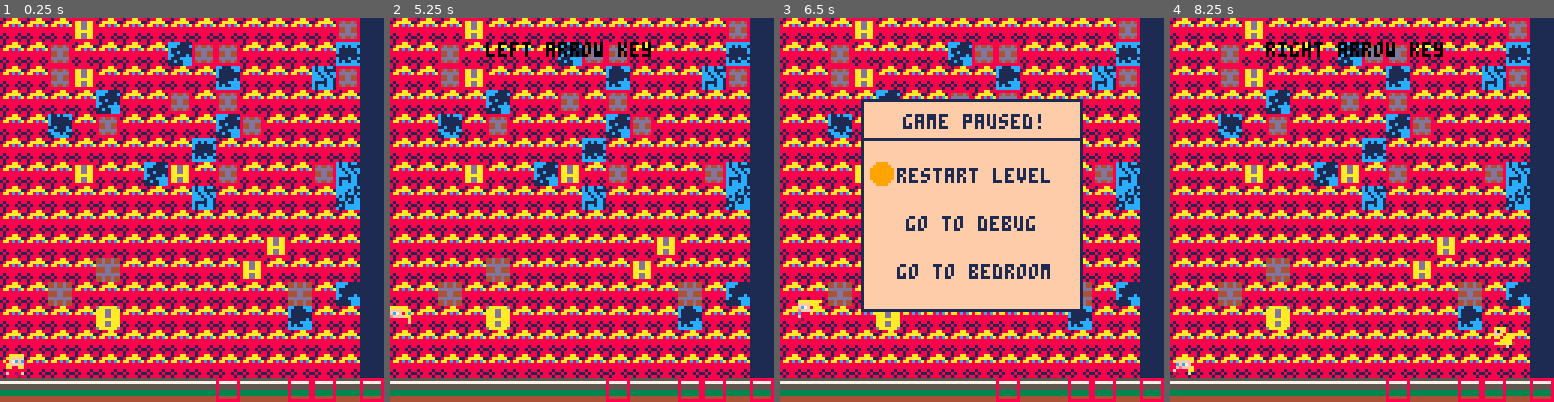
Above: before the commit, frames 1-4 (left to right).
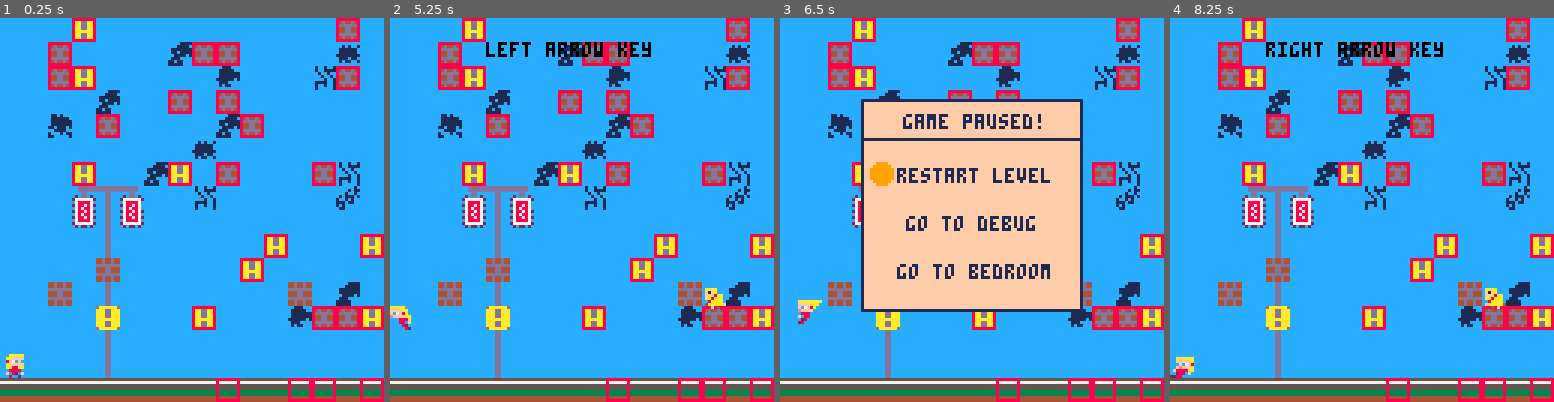
Above: after the commit, the same moments.

Repository: keller0707/Game-Dev-Work-in-Progress
Game: PICO-8 cartridge carts/playtest.p8
Same seed, same stepped clock (60 frames per second), same inputs: the game is played once before the commit and once after it.
Inputs:
- Up to frame 1 (0.25 s): no input
- Up to frame 2 (5.25 s): tap X (X key) at 0.33, 1.07, 1.85, 2.97, 4.08, 5.2 s; tap O (Z key) at 0.7, 1.7, 2.1, 2.5, 2.9, 3.3, 3.7, 4.1, 4.5, 4.9 s; hold Right 1.6-2.1 s; hold Up 2.15-2.42 s; hold Right 2.47-3.03 s; hold Left 3.08-3.58 s; hold Down 3.63-3.97 s; hold Right 4.02-4.68 s; hold Up 4.73-5.03 s; hold Left from 5.08 s (still down)
- Up to frame 3 (6.5 s): tap O (Z key) at 5.3, 5.7, 6.1 s; release Left at 5.68 s; hold Down 5.73-6.03 s; hold Right from 6.08 s (still down); tap X (X key) at 6.32 s
- Up to frame 4 (8.25 s): tap O (Z key) every 0.4 s from 6.5 to 8.1 s; release Right at 6.58 s; hold Right 6.63-7.13 s; hold Up 7.18-7.45 s; tap X (X key) at 7.43 s; hold Right 7.5-8.07 s; hold Left from 8.12 s (still down)

The runs differ from the first frame. In frame 1, 77% of the frame differs, in the area x 0-100%, y 0-94%; in frame 2, 76%; in frame 3, 51%; in frame 4, 76%.

Commit message:
Added new graphics and Zach's sounds

Diff:
--- a/carts/playtest.p8
+++ b/carts/playtest.p8
@@ -93,24 +93,24 @@
 0000000000000000000000000000000000000000000000000000000000000000000000000000000000000000000000000000000000000000000000000000000000040003030007030303000000000000030303000000000000000000000000000003000000000000000000000000000000000000000000000000000000000000
 0000000000000000000000000000000000000000000000000000000000000000000000000000000000000000000000000000000000000000000000000000000000000000000000000000000000000000000000000000000000000000000000000000000000000000000000000000000000000000000000000000000000000000
 __map__
-808080808080808080808080808080c080804040404040404040404040404040404040404040404040404040404040404040404040404040404040404040404040404040404040404041404040404040404040404041404040404040404040404040404040404040404040404040404040000000000000000000000000000000
-808080808080808080808080808080c080804040404040404040404040404040404040404040404040404040404040404040404040404040404040404040404040404040404040404041404040404040404040404041404040404040404040404040404040404040404040404040404040000000000000000000000000000000
-808080808080808080808080808080c080804040404040404040404040404040404040404040404040404040404040404040404040404040404040404040404040404040404040404041404040404040404040404041404040404040404040404040404040404040404040404040404040000000000000000000000000000000
-808080808080808080808080808080c080804040404040404040404040404040404040404040404040404040404040404040404040404040404040404040404040404040404040404041404040404040404040404041404040404040404040404040404040404040404040404040404040000000000000000000000000000000
-808080808080808080808080808080c080804040404040404040404040404040404040404040404040404040404040404040404040404040454040404040404040404040404040404041404040404040404040404041404040404040404040404040404040404040454040404040404040000000000000000000000000000000
-808080808080808080808080808080c080804040404040404040404040404040404040404040404040404040404040404040404040404040565758404040404040404040404040404041404040404040404040404041404040404040404040404040404040404040565758404040404040000000000000000000000000000000
-808080808080808080808080808080c080804040404040404040404040404040404040404040404040404040404040404040404040404040666768404040404040404040404040404041404040404040404040404041404040404040404040404040404040404040666768404040404040000000000000000000000000000000
-808080808080808080808080808080c080804040404051505240404040404040404040404040515052404040404040404040404040404040414040404040404040404040404040405150524040404040404040405150524040404040404040404040404040404040414040404040404040000000000000000000000000000000
-808080808080808080808080808080c080804040404061416140404040404040404040404040614161404040404040404040404040404040414040404040404040404040404040406140614040404040404040406140614040404040404040404040404040404040414040404040404040000000000000000000000000000000
-808080808080808080808080808080c080804040404040414040404040404040404046404040404140404040404040404040404040404040414040404040404040404040404040404040404040404040404040404040404040404040404040404040404040404040414040404040404040000000000000000000000000000000
-808080808080808080808080808080c080804040404040414040404040404040404040404040404140404040404040404040404040404040414040404040404040404040404040404040404040404047404046404040404040404040404040404040404040404040414040404040404040000000000000000000000000000000
-808080808080808080808080808080c080804040404040414040404040404040404040404040404140404040404040404040404040404040414040474047404740404040404040404040404040404040474046474040404740404040404040404040404040404040414040474047404740000000000000000000000000000000
-808080808080808080808080808080c080804040404040414040404640404040474746474740404140404040404047404040404040404040414040474747474740404040404040405540404040404040404040404040404740404040404040404047404040404040414040474747474740000000000000000000000000000000
-808080808080808080808080808080c080804040404040414040404040404040404040404040404140404040474047404740404040404040414040474700474740404040404040404040404040404040404040404040404740404053534040404040404040404040414040474762474740000000000000000000000000000000
-808080808080808080808080808080c080c04040404040414040404040404040404040404040404140404740474047404740474040404040414040474700474740404040404040404040404040404040474740404040404053404047474040404040404040404040414040474762474740000000000000000000000000000000
-808080808080808080808080808080c080804344434443444343444344444443444444434344444443444344434444444444444444444444444444444444444444444444545454444444444444444444444444444444545454444444445454544444444444444444444444444444444444000000000000000000000000000000
-0000000000000000000000000000000080800000000000000000000000000000000000000000000000000000000000000000000000000000000000000000000000000000000000000000000000000000000000000000000000000000000000000000000000000000000000000000000000000000000000000000000000000000
-0000000000000000000000000000008080000000000000000000000000000000000000000000000000000000000000000000000000000000000000000000000000000000000000000000000000000000000000000000000000000000000000000000000000000000000000000000000000000000000000000000000000000000
+4040404040404040404040404040404040404040404040404040404040404040404040404040404040404040404040404040404140404040404040404040404040404041404040404040404040404040404040404040404040404040400000000000000000000000000000000000000000000000000000000000000000000000
+4040404040404040404040404040404040404040404040404040404040404040404040404040404040404040404040404040404140404040404040404040404040404041404040404040404040404040404040404040404040404040400000000000000000000000000000000000000000000000000000000000000000000000
+4040404040404040404040404040404040404040404040404040404040404040404040404040404040404040404040404040404140404040404040404040404040404041404040404040404040404040404040404040404040404040400000000000000000000000000000000000000000000000000000000000000000000000
+4040404040404040404040404040404040404040404040404040404040404040404040404040404040404040404040404040404140404040404040404040404040404041404040404040404040404040404040404040404040404040400000000000000000000000000000000000000000000000000000000000000000000000
+4040404040404040404040404040404040404040404040404040404040404040404040404045404040404040404040404040404140404040404040404040404040404041404040404040404040404040404040404540404040404040400000000000000000000000000000000000000000000000000000000000000000000000
+4040404040404040404040404040404040404040404040404040404040404040404040404056575840404040404040404040404140404040404040404040404040404041404040404040404040404040404040405657584040404040400000000000000000000000000000000000000000000000000000000000000000000000
+4040404040404040404040404040404040404040404040404040404040404040404040404066676840404040404040404040404140404040404040404040404040404041404040404040404040404040404040406667684040404040400000000000000000000000000000000000000000000000000000000000000000000000
+4040405150524040404040404040404040404051505240404040404040404040404040404041404040404040404040404040515052404040404040404040404040405150524040404040404040404040404040404140404040404040400000000000000000000000000000000000000000000000000000000000000000000000
+4040406141614040404040404040404040404061416140404040404040404040404040404041404040404040404040404040614061404040404040404040404040406140614040404040474040404040404040404140404040404040400000000000000000000000000000000000000000000000000000000000000000000000
+4040404041404040404040404040404640404040414040404040404040404040404040404041404040404040404040404040404040404040404040404040404040404040404040404040474040404040404040404140404040404040400000000000000000000000000000000000000000000000000000000000000000000000
+4040404041404040404040404040404040404040414040404040404040404040404040404041404040404040404040404040404040404040404040464040404040404040404040404040474040404040404040404140404040404040400000000000000000000000000000000000000000000000000000000000000000000000
+4040404041404040404040404040404040404040414040404040404040404040404040404041404047404740474040404040404040404040404040474040404040404040404040404040404040404040404040404140404740474047400000000000000000000000000000000000000000000000000000000000000000000000
+4040404041404040464040404047474647474040414040404040404740404040404040404041404047474747474040404040404040404040404040474740404640404040404040474040404040474040404040404140404747474747400000000000000000000000000000000000000000000000000000000000000000000000
+4040404041404040404040404040404040404040414040404047404740474040404040404041404047476047474040404040404040404040404040404040404740404040404047404040404040404740404040404140404747604747400000000000000000000000000000000000000000000000000000000000000000000000
+4040404041404040404040404040404040404040414040474047404740474047404040404041404047476047474040404040404040464040404040404047404040404040404047404040404040404740404040404140404747604747400000000000000000000000000000000000000000000000000000000000000000000000
+4343434343434343434343434343434343434344434443444343444344444443444444434344444443444344434444434343434343434343434343434343434343434343434343434443434344444444444444444444434343434444440000000000000000000000000000000000000000000000000000000000000000000000
+0000000000000000000000000000ffffffff0000000000000000000000000000000000000000000000000000000000000000000000000000000000000000000000000000000000000000000000000000000000000000000000000000000000000000000000000000000000000000000000000000000000000000000000000000
+0000000000000000000000000000ffffffff0000000000000000000000000000000000000000000000000000000000000000000000000000000000000000000000000000000000000000000000000000000000000000000000000000000000000000000000000000000000000000000000000000000000000000000000000000
 
 
 
--- a/debug/menu.lua
+++ b/debug/menu.lua
@@ -223,10 +223,10 @@
     print('powerups', 84, 70 , 1)
     print('level', 18, 102 , 1)
     print('sound', 90, 102 , 1)
-    print('X:', 25,25,1)
-    print(cursor.x, 30,25,1) -- 8-17
-    print('Y:', 25, 30,1)
-    print(cursor.y, 30,30,1) -- 11-19
+    --print('X:', 25,25,1)
+    --print(cursor.x, 30,25,1) -- 8-17
+    --print('Y:', 25, 30,1)
+    --print(cursor.y, 30,30,1) -- 11-19
     spr(4, cursor.x, cursor.y, 2,2)
 
 
@@ -325,17 +325,7 @@
         if (btnp(5)) then
             poke(0x430F,cursor.x)
             poke(0x4310,cursor.y)
-            if controls_1 == 0 then
-                poke(0x430A,1)
-                load("debugmenu.p8")
-            elseif controls_2 == 0 then
-                poke(0x430B,1)
-                load("debugmenu.p8")
-            else
-                poke(0x430A,0)
-                poke(0x430B,0)
-                load("debugmenu.p8")
-            end
+            load("controls.p8")
         end
     end
 
--- a/playtest/player.lua
+++ b/playtest/player.lua
@@ -35,8 +35,7 @@
     sliding = false,
     landed = false,
     falling = false,
-    --specify sound quality (0 is bad and 1 is good, 2 is fantastic)
-	  SoundQuality = 0, --Sound Quality
+
     apple = false,
     banana = false
 
